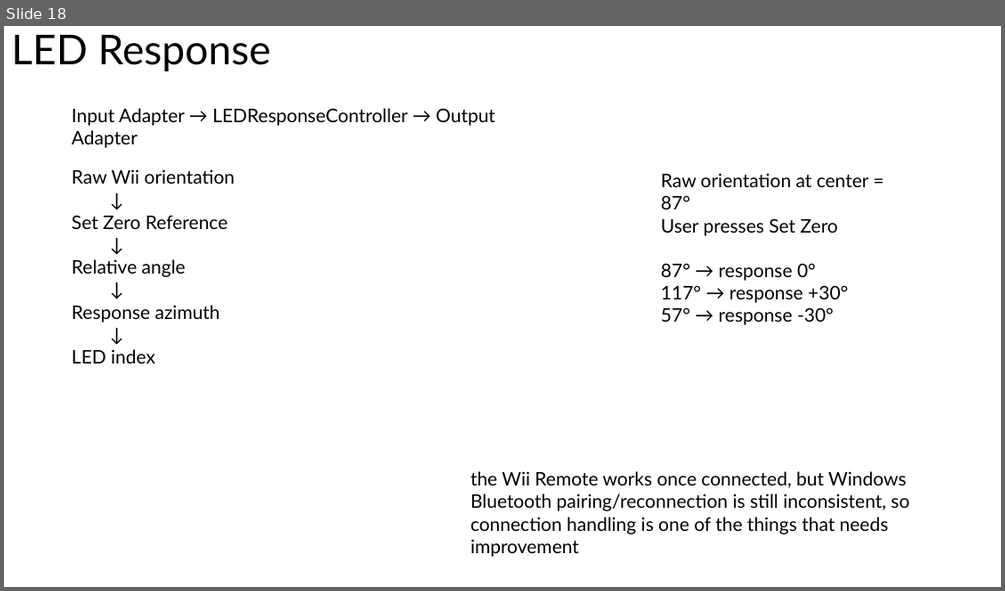
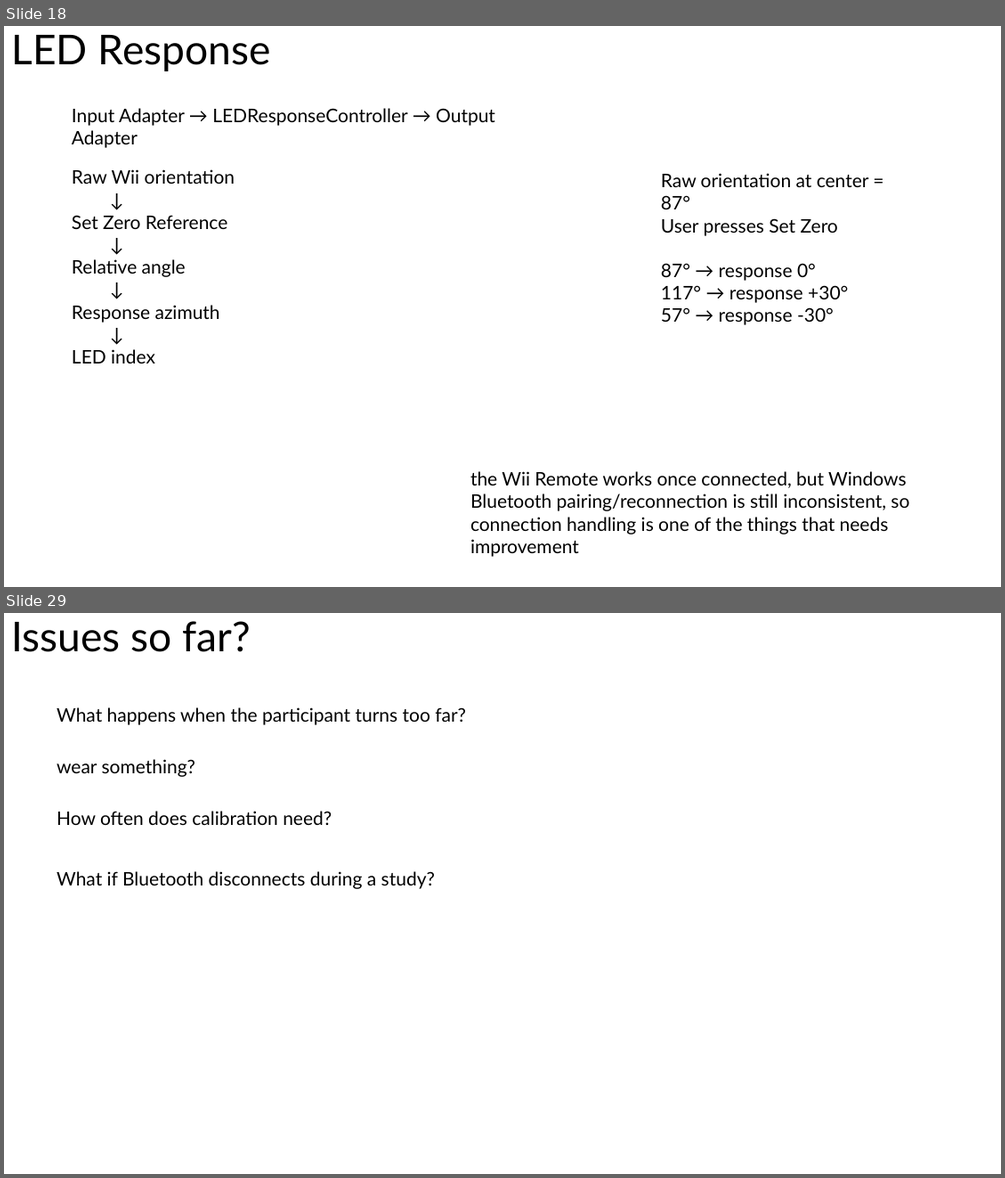
Before and after one commit to Won-Jang/VisualTrackingCore, a slide deck: docs/doc.pptx. Shown one above the other, each under a label of ours: slide 18 before the commit, slides 18 and 29 after it; the slides between them are not shown. The pictures are 1005x591 and 1005x1178 pixels, drawn with LibreOffice and Linux fonts; fonts in the diff are those of the drawing. Boxes give left, top, right and bottom in pixels: in the first picture for what was removed or moved away, otherwise in the second. Text is boxed around its words. In the diff, an @@ line names an element or a change of style, - is before the commit and + after.

```diff
--- a/docs/doc.pptx
+++ b/docs/doc.pptx
@@ slide 29 added at (4, 613, 1001, 1174), background #FFFFFF @@
@@ title added at (11, 621, 251, 652), 39.6 pt, text #000000 @@
+Issues so far?
@@ text added at (57, 707, 466, 725), 18 pt, text #000000 @@
+What happens when the participant turns too far?
@@ text added at (57, 759, 196, 777), 18 pt, text #000000 @@
+wear something?
@@ text added at (57, 811, 332, 825), 18 pt, text #000000 @@
+How often does calibration need?
@@ text added at (57, 871, 435, 889), 18 pt, text #000000 @@
+What if Bluetooth disconnects during a study?
```
Also in this commit, not shown: 11 other slides added, 4 slides removed.
